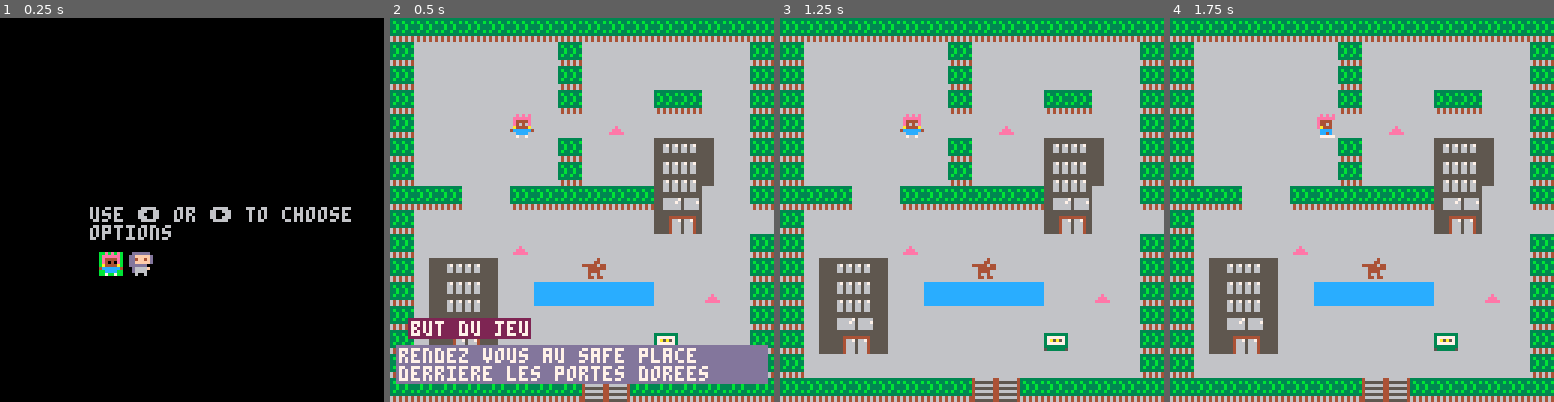
Above: before the commit, frames 1-4 (left to right).
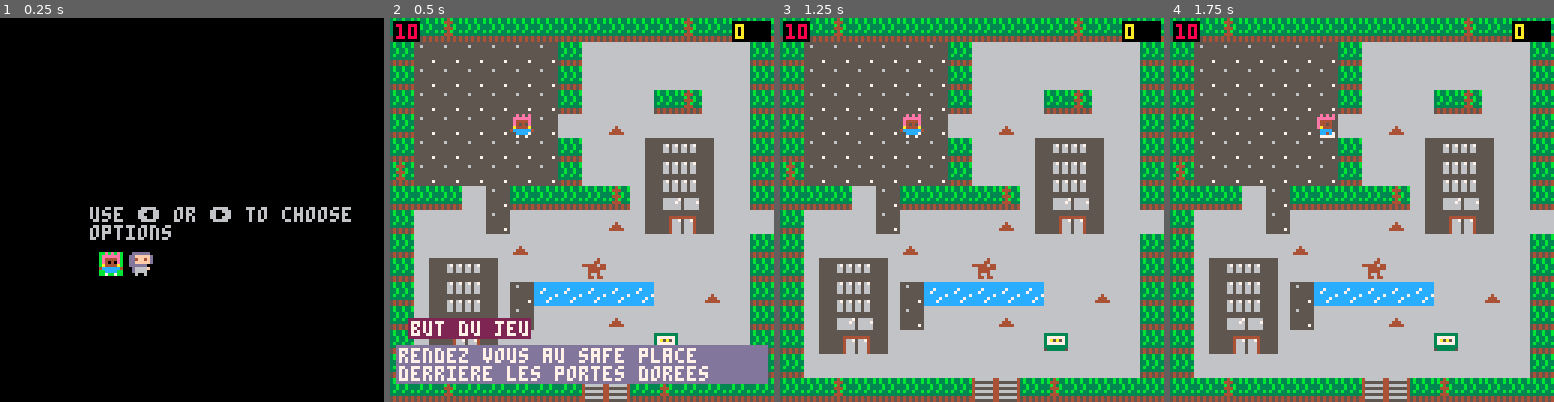
Above: after the commit, the same moments.

Repository: ClaraJacot/Pico8
Game: PICO-8 cartridge test3.p8
Same seed, same stepped clock (60 frames per second), same inputs: the game is played once before the commit and once after it.
Inputs:
- Up to frame 1 (0.25 s): no input
- Up to frame 2 (0.5 s): tap X (X key) at 0.33 s
- Up to frame 3 (1.25 s): tap X (X key) at 1.07 s
- Up to frame 4 (1.75 s): hold Right from 1.6 s (still down)

Frame 1 is identical in both runs. In frame 2, 22% of the frame differs, in the area x 0-100%, y 0-100%; in frame 3, 23%; in frame 4, 23%.

Commit message:
version avec energy et score

Diff:
--- a/test3.p8
+++ b/test3.p8
@@ -4,8 +4,11 @@
 function _init()
 	create_player()
 	init_msg()
-	scene="menu"
+	camera()scene="menu"
 	i=1
+	score=0
+	energy=10
+	state=0
 end
 
 function _update()
@@ -18,6 +21,14 @@
 		update_camera()
 		update_msg()
 	end
+	if (state==1) then update_endgame()
+	end
+	if (energy==0) then
+		create_msg("","tu as besoin de repos")
+			if (btn(❎)) then
+				_init()
+			end
+	end
 end
 
 function _draw()
@@ -27,7 +38,12 @@
 		draw_map()
 		draw_player()
 		camera()draw_msg()
-	end
+		rectfill(114,1,126,7,0)
+		print(score,115,2,10)
+		rectfill(1,1,9,7,0)
+		print(energy,2,2,8)
+	end
+	if (state==1) draw_endgame()
 end
 -->8
 --map
@@ -55,13 +71,27 @@
 function pick_up_shit(x,y)
 	next_tiles(x,y)
 	p.shit+=1
+	score+=10
 	sfx(0)
 end
 
 function trash_bin(x,y)
 	p.shit=0
+	score+=50
 	sfx(2)
 end
+
+function end_game(x,y)
+	if score<100 then
+		create_msg ("","il semblerait qu'il reste\n des choses faire...")
+	end
+	if score>=100 then
+		create_msg("","fini!")
+		state+=1
+	end
+end
+
+
 -->8
 --player
 
@@ -106,6 +136,23 @@
 	if x==8 and y==10 then
 		create_msg("dog","ouaf ouaf!")
 	end
+	if x==8 and y==21 then
+		if p.init_sprite==193 then
+			create_msg("vieille feministe","salut")
+		end
+	 if  p.init_sprite==209 then
+		create_msg("vieille feministe","mm..")
+	 energy-=1
+	 end
+	end
+	if check_flag(4,x,y) then
+		energy-=1
+		sfx(4)
+		p.sprite=197
+	end
+	if check_flag(3,x,y) then
+		end_game(x,y)
+	end
 end
 
 function draw_player()
@@ -216,6 +265,18 @@
 		p.sprite+=1
 	end
 end
+-->8
+--end game
+
+function update_endgame()
+	if (btn(❎)) _init()
+end
+
+function draw_endgame()
+cls()
+print (score,50,50,7)
+print ("appuie sur x pour\n rejouer",50,60,7)
+end
 
 
 
@@ -330,31 +391,31 @@
 
 
 __gff__
-0001000105010101000001010000000000020005010101010000010100000000000000000101010100000001000000000000000001010101000000000009000000000000000000000000000000000000000000000000000000000000000000000000000000000000000000000000000000000000000000000000000000000000
+0001000105010101000001010000000000020005010101010000010100090900000000000101010100000001000000000000000001010101000000000011000000000000000000000000000000000000000000000000000000000000000000000000000000000000000000000000000000000000000000000000000000000000
 0000000000000000000000000000000000000000000000000000000000000000000000000000000000000000000000000000000000000000000000000000000000000000000000000000000000000000000000000000000000000000000000000000000000000000000000000000000000000000000000000000000000000000
 __map__
-0101010101010101010101010101010101010101010101010101010101010101000000000000000000000000000000000000000000000000000000000000000000000000000000000000000000000000000000000000000000000000000000000000000000000000000000000000000000000000000000000000000000000000
-0100000000000001000000000000000104050607040506070405060405060701000000000000000000000000000000000000000000000000000000000000000000000000000000000000000000000000000000000000000000000000000000000000000000000000000000000000000000000000000000000000000000000000
-0100000000000001000000000000000114151617141516171415161415161701000000000000000000000000000000000000000000000000000000000000000000000000000000000000000000000000000000000000000000000000000000000000000000000000000000000000000000000000000000000000000000000000
-0100000000000001000000010100000124252627242526272425262425262701000000000000000000000000000000000000000000000000000000000000000000000000000000000000000000000000000000000000000000000000000000000000000000000000000000000000000000000000000000000000000000000000
-0100000000000000001100000000000134353637343536373435363435363701000000000000000000000000000000000000000000000000000000000000000000000000000000000000000000000000000000000000000000000000000000000000000000000000000000000000000000000000000000000000000000000000
-0100000000000001000000050607000113000013130000001300001300001301000000000000000000000000000000000000000000000000000000000000000000000000000000000000000000000000000000000000000000000000000000000000000000000000000000000000000000000000000000000000000000000000
-0100000000000001000000151617000100003d000000000000003d0000000001000000000000000000000000000000000000000000000000000000000000000000000000000000000000000000000000000000000000000000000000000000000000000000000000000000000000000000000000000000000000000000000000
-01010100000101010101012526000001002e2e2e2e2e2e2e2e2e2e2e2e2e0001000000000000000000000000000000000000000000000000000000000000000000000000000000000000000000000000000000000000000000000000000000000000000000000000000000000000000000000000000000000000000000000000
-0100000000000000000000353600000000000000000000000000000000000001000000000000000000000000000000000000000000000000000000000000000000000000000000000000000000000000000000000000000000000000000000000000000000000000000000000000000000000000000000000000000000000000
+0101230101010101010101012301010101010101010101010101010101010101000000000000000000000000000000000000000000000000000000000000000000000000000000000000000000000000000000000000000000000000000000000000000000000000000000000000000000000000000000000000000000000000
+013c3c3c3c3c3c01000000000000000104050607040506070405060405060701000000000000000000000000000000000000000000000000000000000000000000000000000000000000000000000000000000000000000000000000000000000000000000000000000000000000000000000000000000000000000000000000
+013c3c3c3c3c3c01000000000000000114151617141516171415161415161701000000000000000000000000000000000000000000000000000000000000000000000000000000000000000000000000000000000000000000000000000000000000000000000000000000000000000000000000000000000000000000000000
+013c3c3c3c3c3c01000000012300000124252627242526272425262425262701000000000000000000000000000000000000000000000000000000000000000000000000000000000000000000000000000000000000000000000000000000000000000000000000000000000000000000000000000000000000000000000000
+013c3c3c3c3c3c00001100000000000134353637343536373435363435363701000000000000000000000000000000000000000000000000000000000000000000000000000000000000000000000000000000000000000000000000000000000000000000000000000000000000000000000000000000000000000000000000
+013c3c3c3c3c3c01000004050607000113000013130000001300001300001301000000000000000000000000000000000000000000000000000000000000000000000000000000000000000000000000000000000000000000000000000000000000000000000000000000000000000000000000000000000000000000000000
+233c3c3c3c3c3c01000014151617000100003d000000000000003d0000000001000000000000000000000000000000000000000000000000000000000000000000000000000000000000000000000000000000000000000000000000000000000000000000000000000000000000000000000000000000000000000000000000
+010101003c0101010123242526270001002e2e2e2e2e2e2e2e2e2e2e2e2e0001000000000000000000000000000000000000000000000000000000000000000000000000000000000000000000000000000000000000000000000000000000000000000000000000000000000000000000000000000000000000000000000000
+010000003c000000001134353637000000000000000000000000000000000001000000000000000000000000000000000000000000000000000000000000000000000000000000000000000000000000000000000000000000000000000000000000000000000000000000000000000000000000000000000000000000000000
 0100000000110000000000000000000100000000000000000000000000000001000000000000000000000000000000000000000000000000000000000000000000000000000000000000000000000000000000000000000000000000000000000000000000000000000000000000000000000000000000000000000000000000
 01040506070000000a0000000000000104050604050607000004050607050601000000000000000000000000000000000000000000000000000000000000000000000000000000000000000000000000000000000000000000000000000000000000000000000000000000000000000000000000000000000000000000000000
-0114151617000303030303000011000114151614151617000014151617151601000000000000000000000000000000000000000000000000000000000000000000000000000000000000000000000000000000000000000000000000000000000000000000000000000000000000000000000000000000000000000000000000
-0124252627000000000000000000000124252624252627000024252627252601000000000000000000000000000000000000000000000000000000000000000000000000000000000000000000000000000000000000000000000000000000000000000000000000000000000000000000000000000000000000000000000000
-01343536370000000000001300000001343536343536370b0034353637353601000000000000000000000000000000000000000000000000000000000000000000000000000000000000000000000000000000000000000000000000000000000000000000000000000000000000000000000000000000000000000000000000
-0100000000000000000000000000000100000000000000000000000000000001000000000000000000000000000000000000000000000000000000000000000000000000000000000000000000000000000000000000000000000000000000000000000000000000000000000000000000000000000000000000000000000000
-01010101010101011c1c01010101010101010101010101000001010101010101000000000000000000000000000000000000000000000000000000000000000000000000000000000000000000000000000000000000000000000000000000000000000000000000000000000000000000000000000000000000000000000000
-0100000000000000000000000000000100000000000000000000000000000001000000000000000000000000000000000000000000000000000000000000000000000000000000000000000000000000000000000000000000000000000000000000000000000000000000000000000000000000000000000000000000000000
-0100000000000000000000000000000100000000000000000000000000000001000000000000000000000000000000000000000000000000000000000000000000000000000000000000000000000000000000000000000000000000000000000000000000000000000000000000000000000000000000000000000000000000
-0100000000000000000000000000000100000000000000000000000000000001000000000000000000000000000000000000000000000000000000000000000000000000000000000000000000000000000000000000000000000000000000000000000000000000000000000000000000000000000000000000000000000000
-0100000000000000000000000000000100000000000000000000000000000001000000000000000000000000000000000000000000000000000000000000000000000000000000000000000000000000000000000000000000000000000000000000000000000000000000000000000000000000000000000000000000000000
-0100000000000000000000000000000100000000000000000000000000000001000000000000000000000000000000000000000000000000000000000000000000000000000000000000000000000000000000000000000000000000000000000000000000000000000000000000000000000000000000000000000000000000
-0100000000000000000000000000000100000000000000000000000000000001000000000000000000000000000000000000000000000000000000000000000000000000000000000000000000000000000000000000000000000000000000000000000000000000000000000000000000000000000000000000000000000000
+01141516173c0303030303000011000114151614151617000014151617151601000000000000000000000000000000000000000000000000000000000000000000000000000000000000000000000000000000000000000000000000000000000000000000000000000000000000000000000000000000000000000000000000
+01242526273c0000001100000000000124252624252627000024252627252601000000000000000000000000000000000000000000000000000000000000000000000000000000000000000000000000000000000000000000000000000000000000000000000000000000000000000000000000000000000000000000000000
+0134353637000000000000130000000134353634353637000034353637353601000000000000000000000000000000000000000000000000000000000000000000000000000000000000000000000000000000000000000000000000000000000000000000000000000000000000000000000000000000000000000000000000
+0100000000000000000000000000000100000000000000000000000000000001000000000000000000000000000000000000000000000000000000000000000000000000000000000000000000000000000000000000000000000000000000000000000000000000000000000000000000000000000000000000000000000000
+01012301010101011c1c01230101010101010101010101000001010101010101000000000000000000000000000000000000000000000000000000000000000000000000000000000000000000000000000000000000000000000000000000000000000000000000000000000000000000000000000000000000000000000000
+01000000000000003c0000000000000100000000000000000000000000000001000000000000000000000000000000000000000000000000000000000000000000000000000000000000000000000000000000000000000000000000000000000000000000000000000000000000000000000000000000000000000000000000
+01000000000000003c0000000000000100000000000000000000000000000001000000000000000000000000000000000000000000000000000000000000000000000000000000000000000000000000000000000000000000000000000000000000000000000000000000000000000000000000000000000000000000000000
+01000000000000003c0000000000000100000000000000000000000000000001000000000000000000000000000000000000000000000000000000000000000000000000000000000000000000000000000000000000000000000000000000000000000000000000000000000000000000000000000000000000000000000000
+01000000000000003c0000000000000100000000000000000000000000000001000000000000000000000000000000000000000000000000000000000000000000000000000000000000000000000000000000000000000000000000000000000000000000000000000000000000000000000000000000000000000000000000
+01000000000000003c0000000000000100000000000000000000000000000001000000000000000000000000000000000000000000000000000000000000000000000000000000000000000000000000000000000000000000000000000000000000000000000000000000000000000000000000000000000000000000000000
+01000000000000000b0000000000000100000000000000000000000000000001000000000000000000000000000000000000000000000000000000000000000000000000000000000000000000000000000000000000000000000000000000000000000000000000000000000000000000000000000000000000000000000000
 0100000000000000000000000000000100000000000000000000000000000001000000000000000000000000000000000000000000000000000000000000000000000000000000000000000000000000000000000000000000000000000000000000000000000000000000000000000000000000000000000000000000000000
 0100000000000000000000000000000000000000000000000000000000000001000000000000000000000000000000000000000000000000000000000000000000000000000000000000000000000000000000000000000000000000000000000000000000000000000000000000000000000000000000000000000000000000
 0100000000000000000000000000000000000000000000000000000000000001000000000000000000000000000000000000000000000000000000000000000000000000000000000000000000000000000000000000000000000000000000000000000000000000000000000000000000000000000000000000000000000000
Not shown, changed: 34 lines of the sprite sheet (__gfx__) section of test3.p8
Not shown, changed: the sound effects (__sfx__) section of test3.p8
